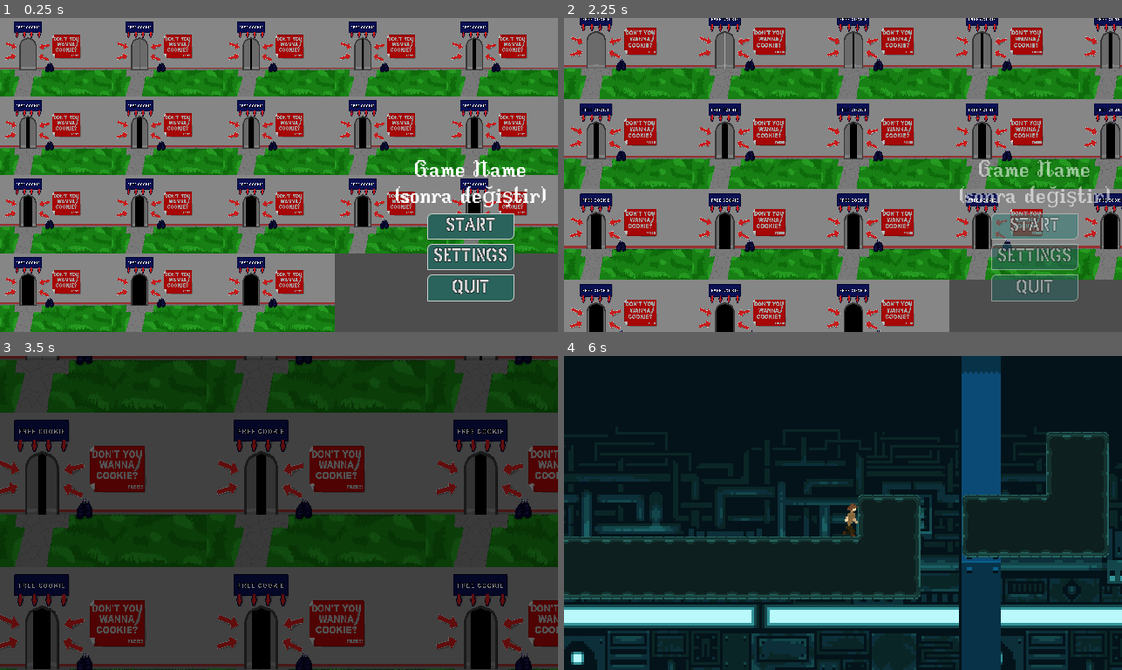
Above: before the commit, frames 1-4 (two rows, left to right).
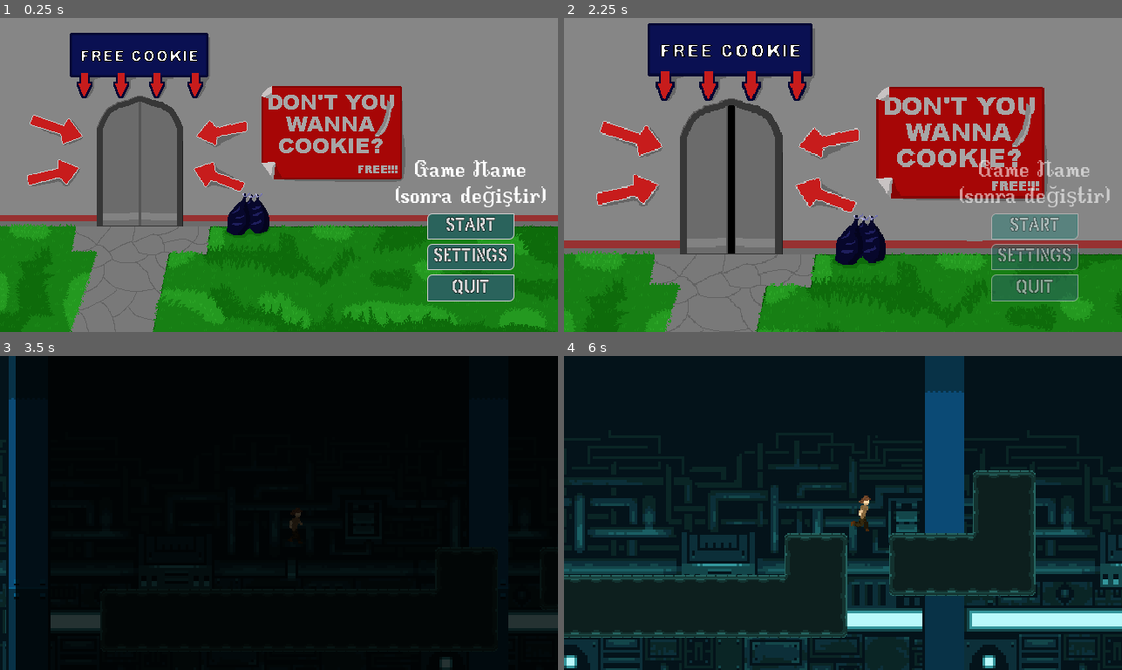
Above: after the commit, the same moments.

Repository: Buraka12/Die-For-Cookie
Game: Godot game, scene res://Scenes/main_menu.tscn
Same seed, same stepped clock (60 frames per second), same inputs: the game is played once before the commit and once after it.
Inputs:
- Up to frame 1 (0.25 s): no input
- Up to frame 2 (2.25 s): click "Settings" at 0.5 s; click "Back" at 1.25 s; click "Start" at 2 s
- Up to frame 3 (3.5 s): hold D (right) from 2.78 s (still down); tap Space (jump) at 3.02 s
- Up to frame 4 (6 s): tap Space (jump) at 3.77, 5.27 s; release D (right) at 4.28 s; hold A (left) 4.28-5.03 s; hold D (right) from 5.03 s (still down)

The runs differ from the first frame. In frame 1, 63% of the frame differs, in the area x 0-100%, y 1-100%; in frame 2, 67%; in frame 3, 93%, in the area x 0-100%, y 0-100%; in frame 4, 32%.

Commit message:
Add pause menu and update main menu animations
Introduces a new pause menu scene with blur shader and button controls, and integrates it into the player scene. Main menu animations are refactored to use AnimatedSprite2D with new frame data and improved transitions. Also adds blur shader, pause menu script, and sets default music volume to zero in Global.gd.

Diff:
--- a/Scenes/audio_manager.tscn
+++ b/Scenes/audio_manager.tscn
@@ -4,6 +4,7 @@
 [ext_resource type="AudioStream" uid="uid://dwb2kk0kdchcm" path="res://müzik/[No Copyright Background Music] Cool Fast Electronic Dynamic D&B _ OSAKA by tubebackr & Tetuano [hoa76tZaGwY].mp3" id="2_wctjt"]
 
 [node name="AudioManager" type="Node" node_paths=PackedStringArray("clips")]
+process_mode = 3
 script = ExtResource("1_n5a8c")
 clips = NodePath("Clips")
 
--- a/Scenes/main_menu.tscn
+++ b/Scenes/main_menu.tscn
@@ -25,7 +25,7 @@
 tracks/1/type = "value"
 tracks/1/imported = false
 tracks/1/enabled = true
-tracks/1/path = NodePath("Panel:modulate")
+tracks/1/path = NodePath("Buttons&Label:modulate")
 tracks/1/interp = 1
 tracks/1/loop_wrap = true
 tracks/1/keys = {
@@ -37,38 +37,26 @@
 tracks/2/type = "value"
 tracks/2/imported = false
 tracks/2/enabled = true
-tracks/2/path = NodePath("Panel:position")
+tracks/2/path = NodePath("AnimatedSprite2D:scale")
 tracks/2/interp = 1
 tracks/2/loop_wrap = true
 tracks/2/keys = {
 "times": PackedFloat32Array(0),
 "transitions": PackedFloat32Array(1),
 "update": 0,
-"values": [Vector2(0, 0)]
+"values": [Vector2(1, 1)]
 }
 tracks/3/type = "value"
 tracks/3/imported = false
 tracks/3/enabled = true
-tracks/3/path = NodePath("Panel:scale")
+tracks/3/path = NodePath("AnimatedSprite2D:position")
 tracks/3/interp = 1
 tracks/3/loop_wrap = true
 tracks/3/keys = {
 "times": PackedFloat32Array(0),
 "transitions": PackedFloat32Array(1),
 "update": 0,
-"values": [Vector2(1, 1)]
-}
-tracks/4/type = "value"
-tracks/4/imported = false
-tracks/4/enabled = true
-tracks/4/path = NodePath("Buttons&Label:modulate")
-tracks/4/interp = 1
-tracks/4/loop_wrap = true
-tracks/4/keys = {
-"times": PackedFloat32Array(0),
-"transitions": PackedFloat32Array(1),
-"update": 0,
-"values": [Color(1, 1, 1, 1)]
+"values": [Vector2(320, 180)]
 }
 
 [sub_resource type="Animation" id="Animation_uigbl"]
@@ -88,54 +76,42 @@
 
 [sub_resource type="Animation" id="Animation_px24m"]
 resource_name = "opening"
-length = 1.5
+length = 1.2
 tracks/0/type = "value"
 tracks/0/imported = false
 tracks/0/enabled = true
-tracks/0/path = NodePath("Panel:modulate")
+tracks/0/path = NodePath("Buttons&Label:modulate")
 tracks/0/interp = 1
 tracks/0/loop_wrap = true
 tracks/0/keys = {
-"times": PackedFloat32Array(1, 1.5),
-"transitions": PackedFloat32Array(3.605, 1),
-"update": 0,
-"values": [Color(1, 1, 1, 1), Color(0, 0, 0, 1)]
+"times": PackedFloat32Array(0, 0.4),
+"transitions": PackedFloat32Array(1, 1),
+"update": 0,
+"values": [Color(1, 1, 1, 1), Color(1, 1, 1, 0)]
 }
 tracks/1/type = "value"
 tracks/1/imported = false
 tracks/1/enabled = true
-tracks/1/path = NodePath("Panel:position")
+tracks/1/path = NodePath("AnimatedSprite2D:scale")
 tracks/1/interp = 1
 tracks/1/loop_wrap = true
 tracks/1/keys = {
-"times": PackedFloat32Array(0, 0.766667, 1.5),
+"times": PackedFloat32Array(0, 0.6, 1.2),
 "transitions": PackedFloat32Array(1, 1, 1),
 "update": 0,
-"values": [Vector2(0, 0), Vector2(-1.19209e-07, -50), Vector2(-17, -120)]
+"values": [Vector2(1, 1), Vector2(1.7, 1.7), Vector2(3.5, 3.5)]
 }
 tracks/2/type = "value"
 tracks/2/imported = false
 tracks/2/enabled = true
-tracks/2/path = NodePath("Panel:scale")
+tracks/2/path = NodePath("AnimatedSprite2D:position")
 tracks/2/interp = 1
 tracks/2/loop_wrap = true
 tracks/2/keys = {
-"times": PackedFloat32Array(0, 0.766667, 1.5),
+"times": PackedFloat32Array(0, 0.6, 1.2),
 "transitions": PackedFloat32Array(1, 1, 1),
 "update": 0,
-"values": [Vector2(1, 1), Vector2(1.7, 1.7), Vector2(2, 2)]
-}
-tracks/3/type = "value"
-tracks/3/imported = false
-tracks/3/enabled = true
-tracks/3/path = NodePath("Buttons&Label:modulate")
-tracks/3/interp = 1
-tracks/3/loop_wrap = true
-tracks/3/keys = {
-"times": PackedFloat32Array(0, 0.4),
-"transitions": PackedFloat32Array(1, 1),
-"update": 0,
-"values": [Color(1, 1, 1, 1), Color(1, 1, 1, 0)]
+"values": [Vector2(320, 180), Vector2(544, 254), Vector2(883, 212)]
 }
 
 [sub_resource type="AnimationLibrary" id="AnimationLibrary_yflxl"]
@@ -145,8 +121,139 @@
 "opening": SubResource("Animation_px24m")
 }
 
-[sub_resource type="StyleBoxTexture" id="StyleBoxTexture_mbh7b"]
-texture = ExtResource("2_p7xvr")
+[sub_resource type="AtlasTexture" id="AtlasTexture_1awqt"]
+atlas = ExtResource("2_p7xvr")
+region = Rect2(0, 0, 640, 360)
+
+[sub_resource type="AtlasTexture" id="AtlasTexture_oi2ra"]
+atlas = ExtResource("2_p7xvr")
+region = Rect2(640, 0, 640, 360)
+
+[sub_resource type="AtlasTexture" id="AtlasTexture_wsg0a"]
+atlas = ExtResource("2_p7xvr")
+region = Rect2(1280, 0, 640, 360)
+
+[sub_resource type="AtlasTexture" id="AtlasTexture_5qo0x"]
+atlas = ExtResource("2_p7xvr")
+region = Rect2(1920, 0, 640, 360)
+
+[sub_resource type="AtlasTexture" id="AtlasTexture_5y1by"]
+atlas = ExtResource("2_p7xvr")
+region = Rect2(2560, 0, 640, 360)
+
+[sub_resource type="AtlasTexture" id="AtlasTexture_vjsmv"]
+atlas = ExtResource("2_p7xvr")
+region = Rect2(0, 360, 640, 360)
+
+[sub_resource type="AtlasTexture" id="AtlasTexture_yiqfv"]
+atlas = ExtResource("2_p7xvr")
+region = Rect2(640, 360, 640, 360)
+
+[sub_resource type="AtlasTexture" id="AtlasTexture_splvh"]
+atlas = ExtResource("2_p7xvr")
+region = Rect2(1280, 360, 640, 360)
+
+[sub_resource type="AtlasTexture" id="AtlasTexture_q3lh7"]
+atlas = ExtResource("2_p7xvr")
+region = Rect2(1920, 360, 640, 360)
+
+[sub_resource type="AtlasTexture" id="AtlasTexture_aibtk"]
+atlas = ExtResource("2_p7xvr")
+region = Rect2(2560, 360, 640, 360)
+
+[sub_resource type="AtlasTexture" id="AtlasTexture_t80ak"]
+atlas = ExtResource("2_p7xvr")
+region = Rect2(0, 720, 640, 360)
+
+[sub_resource type="AtlasTexture" id="AtlasTexture_ded1v"]
+atlas = ExtResource("2_p7xvr")
+region = Rect2(640, 720, 640, 360)
+
+[sub_resource type="AtlasTexture" id="AtlasTexture_d34ex"]
+atlas = ExtResource("2_p7xvr")
+region = Rect2(1280, 720, 640, 360)
+
+[sub_resource type="AtlasTexture" id="AtlasTexture_ghvh0"]
+atlas = ExtResource("2_p7xvr")
+region = Rect2(1920, 720, 640, 360)
+
+[sub_resource type="AtlasTexture" id="AtlasTexture_wkpsc"]
+atlas = ExtResource("2_p7xvr")
+region = Rect2(2560, 720, 640, 360)
+
+[sub_resource type="AtlasTexture" id="AtlasTexture_fg8vm"]
+atlas = ExtResource("2_p7xvr")
+region = Rect2(0, 1080, 640, 360)
+
+[sub_resource type="AtlasTexture" id="AtlasTexture_4j0u5"]
+atlas = ExtResource("2_p7xvr")
+region = Rect2(640, 1080, 640, 360)
+
+[sub_resource type="AtlasTexture" id="AtlasTexture_11irh"]
+atlas = ExtResource("2_p7xvr")
+region = Rect2(1280, 1080, 640, 360)
+
+[sub_resource type="SpriteFrames" id="SpriteFrames_k7vi1"]
+animations = [{
+"frames": [{
+"duration": 1.0,
+"texture": SubResource("AtlasTexture_1awqt")
+}, {
+"duration": 1.0,
+"texture": SubResource("AtlasTexture_oi2ra")
+}, {
+"duration": 1.0,
+"texture": SubResource("AtlasTexture_wsg0a")
+}, {
+"duration": 1.0,
+"texture": SubResource("AtlasTexture_5qo0x")
+}, {
+"duration": 1.0,
+"texture": SubResource("AtlasTexture_5y1by")
+}, {
+"duration": 1.0,
+"texture": SubResource("AtlasTexture_vjsmv")
+}, {
+"duration": 1.0,
+"texture": SubResource("AtlasTexture_yiqfv")
+}, {
+"duration": 1.0,
+"texture": SubResource("AtlasTexture_splvh")
+}, {
+"duration": 1.0,
+"texture": SubResource("AtlasTexture_q3lh7")
+}, {
+"duration": 1.0,
+"texture": SubResource("AtlasTexture_aibtk")
+}, {
+"duration": 1.0,
+"texture": SubResource("AtlasTexture_t80ak")
+}, {
+"duration": 1.0,
+"texture": SubResource("AtlasTexture_ded1v")
+}, {
+"duration": 1.0,
+"texture": SubResource("AtlasTexture_d34ex")
+}, {
+"duration": 1.0,
+"texture": SubResource("AtlasTexture_ghvh0")
+}, {
+"duration": 1.0,
+"texture": SubResource("AtlasTexture_wkpsc")
+}, {
+"duration": 1.0,
+"texture": SubResource("AtlasTexture_fg8vm")
+}, {
+"duration": 1.0,
+"texture": SubResource("AtlasTexture_4j0u5")
+}, {
+"duration": 1.0,
+"texture": SubResource("AtlasTexture_11irh")
+}],
+"loop": false,
+"name": &"opening",
+"speed": 16.0
+}]
 
 [sub_resource type="StyleBoxEmpty" id="StyleBoxEmpty_0x5jp"]
 
@@ -216,14 +323,11 @@
 "": SubResource("AnimationLibrary_yflxl")
 }
 
-[node name="Panel" type="Panel" parent="."]
-layout_mode = 1
-anchors_preset = 15
-anchor_right = 1.0
-anchor_bottom = 1.0
-grow_horizontal = 2
-grow_vertical = 2
-theme_override_styles/panel = SubResource("StyleBoxTexture_mbh7b")
+[node name="AnimatedSprite2D" type="AnimatedSprite2D" parent="."]
+process_mode = 3
+position = Vector2(320, 180)
+sprite_frames = SubResource("SpriteFrames_k7vi1")
+animation = &"opening"
 
 [node name="SettingsMenu" type="Panel" parent="."]
 visible = false
--- /dev/null
+++ b/Scenes/pausemenu.tscn
@@ -0,0 +1,206 @@
+[gd_scene load_steps=13 format=3 uid="uid://dd33uady8fso6"]
+
+[ext_resource type="Shader" path="res://Scripts/blur.gdshader" id="1_5emyn"]
+[ext_resource type="Script" path="res://Scripts/pausemenu.gd" id="1_uofnw"]
+[ext_resource type="FontFile" uid="uid://0tf8qy53t5ie" path="res://Assets/Fonts/PixelArmy.ttf" id="2_4xr1l"]
+
+[sub_resource type="ShaderMaterial" id="ShaderMaterial_ytwwk"]
+shader = ExtResource("1_5emyn")
+shader_parameter/blur = 1.657
+shader_parameter/brightness = 0.875
+
+[sub_resource type="StyleBoxFlat" id="StyleBoxFlat_8sf5l"]
+bg_color = Color(0.13, 0.13, 0.13, 0.490196)
+border_width_left = 1
+border_width_top = 1
+border_width_right = 1
+border_width_bottom = 1
+border_color = Color(0.244776, 0.244776, 0.244776, 1)
+
+[sub_resource type="StyleBoxEmpty" id="StyleBoxEmpty_yjt46"]
+
+[sub_resource type="StyleBoxEmpty" id="StyleBoxEmpty_5ko6e"]
+
+[sub_resource type="StyleBoxFlat" id="StyleBoxFlat_21plb"]
+bg_color = Color(0.104488, 0.25393, 0.39394, 1)
+border_width_left = 1
+border_width_top = 1
+border_width_right = 1
+border_width_bottom = 1
+border_color = Color(0.1599, 0.293287, 0.41, 1)
+corner_radius_top_left = 5
+corner_radius_bottom_right = 5
+
+[sub_resource type="StyleBoxFlat" id="StyleBoxFlat_spkqc"]
+bg_color = Color(0.0312974, 0.112433, 0.188798, 1)
+border_width_left = 1
+border_width_top = 1
+border_width_right = 1
+border_width_bottom = 1
+border_color = Color(0.1599, 0.293287, 0.41, 1)
+corner_radius_top_left = 5
+corner_radius_bottom_right = 5
+
+[sub_resource type="StyleBoxFlat" id="StyleBoxFlat_nldp2"]
+bg_color = Color(0.0579071, 0.164983, 0.265162, 1)
+border_width_left = 1
+border_width_top = 1
+border_width_right = 1
+border_width_bottom = 1
+border_color = Color(0.1599, 0.293287, 0.41, 1)
+corner_radius_top_left = 5
+corner_radius_bottom_right = 5
+
+[sub_resource type="InputEventKey" id="InputEventKey_71u8d"]
+device = -1
+keycode = 4194305
+
+[sub_resource type="Shortcut" id="Shortcut_8dj7e"]
+events = [SubResource("InputEventKey_71u8d")]
+
+[node name="Pausemenu" type="CanvasLayer"]
+process_mode = 3
+script = ExtResource("1_uofnw")
+
+[node name="blur" type="Panel" parent="."]
+material = SubResource("ShaderMaterial_ytwwk")
+anchors_preset = 15
+anchor_right = 1.0
+anchor_bottom = 1.0
+grow_horizontal = 2
+grow_vertical = 2
+
+[node name="Panel" type="Panel" parent="blur"]
+layout_mode = 1
+anchors_preset = 8
+anchor_left = 0.5
+anchor_top = 0.5
+anchor_right = 0.5
+anchor_bottom = 0.5
+offset_left = 143.0
+offset_top = -255.0
+offset_right = 320.0
+offset_bottom = 236.0
+grow_horizontal = 2
+grow_vertical = 2
+rotation = 0.174533
+size_flags_horizontal = 4
+size_flags_vertical = 4
+theme_override_styles/panel = SubResource("StyleBoxFlat_8sf5l")
+
+[node name="MarginContainer" type="MarginContainer" parent="blur/Panel"]
+layout_mode = 1
+anchors_preset = 8
+anchor_left = 0.5
+anchor_top = 0.5
+anchor_right = 0.5
+anchor_bottom = 0.5
+offset_left = -155.647
+offset_top = -123.358
+offset_right = 96.3526
+offset_bottom = 146.642
+grow_horizontal = 2
+grow_vertical = 2
+rotation = -0.174533
+
+[node name="VBoxContainer" type="VBoxContainer" parent="blur/Panel/MarginContainer"]
+layout_mode = 2
+size_flags_horizontal = 4
+size_flags_vertical = 4
+theme_override_constants/separation = 20
+
+[node name="HBoxContainer" type="HBoxContainer" parent="blur/Panel/MarginContainer/VBoxContainer"]
+layout_mode = 2
+
+[node name="VSeparator" type="VSeparator" parent="blur/Panel/MarginContainer/VBoxContainer/HBoxContainer"]
+layout_mode = 2
+theme_override_constants/separation = 55
+theme_override_styles/separator = SubResource("StyleBoxEmpty_yjt46")
+
+[node name="Resume" type="Button" parent="blur/Panel/MarginContainer/VBoxContainer/HBoxContainer"]
+custom_minimum_size = Vector2(0, 38)
+layout_mode = 2
+theme_override_fonts/font = ExtResource("2_4xr1l")
+theme_override_font_sizes/font_size = 25
+theme_override_styles/focus = SubResource("StyleBoxEmpty_5ko6e")
+theme_override_styles/hover = SubResource("StyleBoxFlat_21plb")
+theme_override_styles/pressed = SubResource("StyleBoxFlat_spkqc")
+theme_override_styles/normal = SubResource("StyleBoxFlat_nldp2")
+shortcut = SubResource("Shortcut_8dj7e")
+text = "  Resume  "
+
+[node name="HBoxContainer2" type="HBoxContainer" parent="blur/Panel/MarginContainer/VBoxContainer"]
+layout_mode = 2
+
+[node name="VSeparator" type="VSeparator" parent="blur/Panel/MarginContainer/VBoxContainer/HBoxContainer2"]
+layout_mode = 2
+theme_override_constants/separation = 45
+theme_override_styles/separator = SubResource("StyleBoxEmpty_yjt46")
+
+[node name="save" type="Button" parent="blur/Panel/MarginContainer/VBoxContainer/HBoxContainer2"]
+custom_minimum_size = Vector2(0, 38)
+layout_mode = 2
+theme_override_fonts/font = ExtResource("2_4xr1l")
+theme_override_font_sizes/font_size = 25
+theme_override_styles/focus = SubResource("StyleBoxEmpty_5ko6e")
+theme_override_styles/hover = SubResource("StyleBoxFlat_21plb")
+theme_override_styles/pressed = SubResource("StyleBoxFlat_spkqc")
+theme_override_styles/normal = SubResource("StyleBoxFlat_nldp2")
+text = "    Save    "
+
+[node name="HBoxContainer3" type="HBoxContainer" parent="blur/Panel/MarginContainer/VBoxContainer"]
+layout_mode = 2
+
+[node name="VSeparator" type="VSeparator" parent="blur/Panel/MarginContainer/VBoxContainer/HBoxContainer3"]
+layout_mode = 2
+theme_override_constants/separation = 32
+theme_override_styles/separator = SubResource("StyleBoxEmpty_yjt46")
+
+[node name="Settings" type="Button" parent="blur/Panel/MarginContainer/VBoxContainer/HBoxContainer3"]
+custom_minimum_size = Vector2(0, 38)
+layout_mode = 2
+theme_override_fonts/font = ExtResource("2_4xr1l")
+theme_override_font_sizes/font_size = 25
+theme_override_styles/focus = SubResource("StyleBoxEmpty_5ko6e")
+theme_override_styles/hover = SubResource("StyleBoxFlat_21plb")
+theme_override_styles/pressed = SubResource("StyleBoxFlat_spkqc")
+theme_override_styles/normal = SubResource("StyleBoxFlat_nldp2")
+text = " Settings "
+
+[node name="HBoxContainer5" type="HBoxContainer" parent="blur/Panel/MarginContainer/VBoxContainer"]
+layout_mode = 2
+
+[node name="VSeparator" type="VSeparator" parent="blur/Panel/MarginContainer/VBoxContainer/HBoxContainer5"]
+layout_mode = 2
+theme_override_constants/separation = 20
+theme_override_styles/separator = SubResource("StyleBoxEmpty_yjt46")
+
+[node name="Main Menu" type="Button" parent="blur/Panel/MarginContainer/VBoxContainer/HBoxContainer5"]
+custom_minimum_size = Vector2(0, 38)
+layout_mode = 2
+theme_override_fonts/font = ExtResource("2_4xr1l")
+theme_override_font_sizes/font_size = 25
+theme_override_styles/focus = SubResource("StyleBoxEmpty_5ko6e")
+theme_override_styles/hover = SubResource("StyleBoxFlat_21plb")
+theme_override_styles/pressed = SubResource("StyleBoxFlat_spkqc")
+theme_override_styles/normal = SubResource("StyleBoxFlat_nldp2")
+text = "Main Menu"
+
+[node name="HBoxContainer4" type="HBoxContainer" parent="blur/Panel/MarginContainer/VBoxContainer"]
+layout_mode = 2
+
+[node name="VSeparator" type="VSeparator" parent="blur/Panel/MarginContainer/VBoxContainer/HBoxContainer4"]
+layout_mode = 2
+theme_override_constants/separation = 10
+theme_override_styles/separator = SubResource("StyleBoxEmpty_yjt46")
+
+[node name="Exit" type="Button" parent="blur/Panel/MarginContainer/VBoxContainer/HBoxContainer4"]
+custom_minimum_size = Vector2(0, 38)
+layout_mode = 2
+theme_override_fonts/font = ExtResource("2_4xr1l")
+theme_override_font_sizes/font_size = 25
+theme_override_styles/focus = SubResource("StyleBoxEmpty_5ko6e")
+theme_override_styles/hover = SubResource("StyleBoxFlat_21plb")
+theme_override_styles/pressed = SubResource("StyleBoxFlat_spkqc")
+theme_override_styles/normal = SubResource("StyleBoxFlat_nldp2")
+text = "     Exit    "
--- a/Scenes/player.tscn
+++ b/Scenes/player.tscn
@@ -1,7 +1,8 @@
-[gd_scene load_steps=44 format=3 uid="uid://dp1picjxjosr2"]
+[gd_scene load_steps=45 format=3 uid="uid://dp1picjxjosr2"]
 
 [ext_resource type="Script" path="res://Scripts/player.gd" id="1_3y4p7"]
 [ext_resource type="Texture2D" uid="uid://cpu8t276rxtw7" path="res://Assets/Player/player-Sheet.png" id="1_dxe1q"]
+[ext_resource type="PackedScene" uid="uid://dd33uady8fso6" path="res://Scenes/pausemenu.tscn" id="3_lpjkf"]
 
 [sub_resource type="AtlasTexture" id="AtlasTexture_djwwi"]
 atlas = ExtResource("1_dxe1q")
@@ -330,3 +331,6 @@
 process_callback = 0
 position_smoothing_enabled = true
 position_smoothing_speed = 10.0
+
+[node name="Pausemenu" parent="." instance=ExtResource("3_lpjkf")]
+visible = false
--- a/Scripts/Global.gd
+++ b/Scripts/Global.gd
@@ -1,4 +1,4 @@
 extends Node
 
-static  var music : float = 0.5
+static  var music : float = 0
 static  var sfx : float = 0.5
--- /dev/null
+++ b/Scripts/blur.gdshader
@@ -0,0 +1,10 @@
+shader_type canvas_item;
+uniform sampler2D SCREEN_TEXTURE: hint_screen_texture, filter_linear_mipmap;
+
+uniform float blur : hint_range(0.0 , 2.5);
+uniform float brightness : hint_range(0.0 , 1.0);
+
+void fragment() {
+	COLOR = textureLod(SCREEN_TEXTURE,SCREEN_UV,blur);
+	COLOR.rgb *= brightness;
+}
--- a/Scripts/main_menu.gd
+++ b/Scripts/main_menu.gd
@@ -11,6 +11,7 @@
 #Buttons
 func _on_start_pressed() -> void:
 	$AnimationPlayer.play("opening")
+	$AnimatedSprite2D.play("opening")
 
 func _on_settings_pressed() -> void:
 	$"Buttons&Label".visible = false
--- /dev/null
+++ b/Scripts/pausemenu.gd
@@ -0,0 +1,35 @@
+extends CanvasLayer
+
+@onready var resume: Button = $blur/Panel/MarginContainer/VBoxContainer/HBoxContainer/Resume
+@onready var save: Button = $blur/Panel/MarginContainer/VBoxContainer/HBoxContainer2/save
+@onready var settings: Button = $blur/Panel/MarginContainer/VBoxContainer/HBoxContainer3/Settings
+@onready var main_menu: Button = $"blur/Panel/MarginContainer/VBoxContainer/HBoxContainer5/Main Menu"
+@onready var exit: Button = $blur/Panel/MarginContainer/VBoxContainer/HBoxContainer4/Exit
+
+# Called when the node enters the scene tree for the first time.
+func _ready() -> void:
+	$".".visible = false
+	resume.pressed.connect(unpause)
+	#save.pressed.connect()
+	#settings.pressed.connect()
+	main_menu.pressed.connect(returnMainMenu)
+	exit.pressed.connect(get_tree().quit)
+
+
+func returnMainMenu():
+	unpause()
+	get_tree().change_scene_to_file("res://Scenes/main_menu.tscn")
+
+func _unhandled_input(event: InputEvent) -> void:
+	if event.is_action_pressed("ui_cancel"):
+		pause()
+
+func unpause():
+	$".".visible = false
+	get_tree().paused = false
+
+#Oyun durdurulur.
+func pause():
+	if !get_tree().paused:
+		$".".visible = true
+		get_tree().paused = true
Not shown: 1 places in Scenes/main_menu.tscn that only renumber resources
